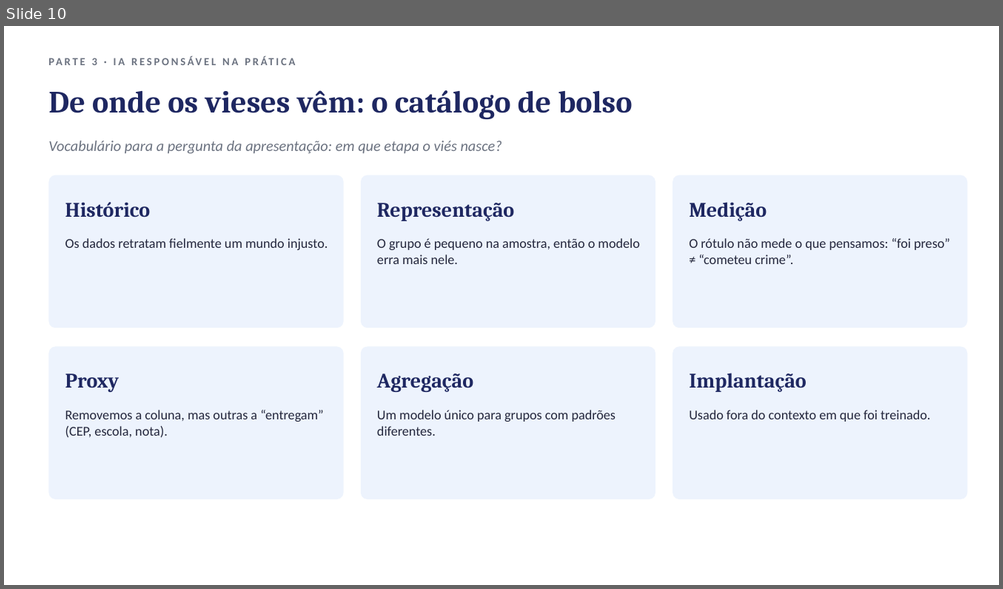
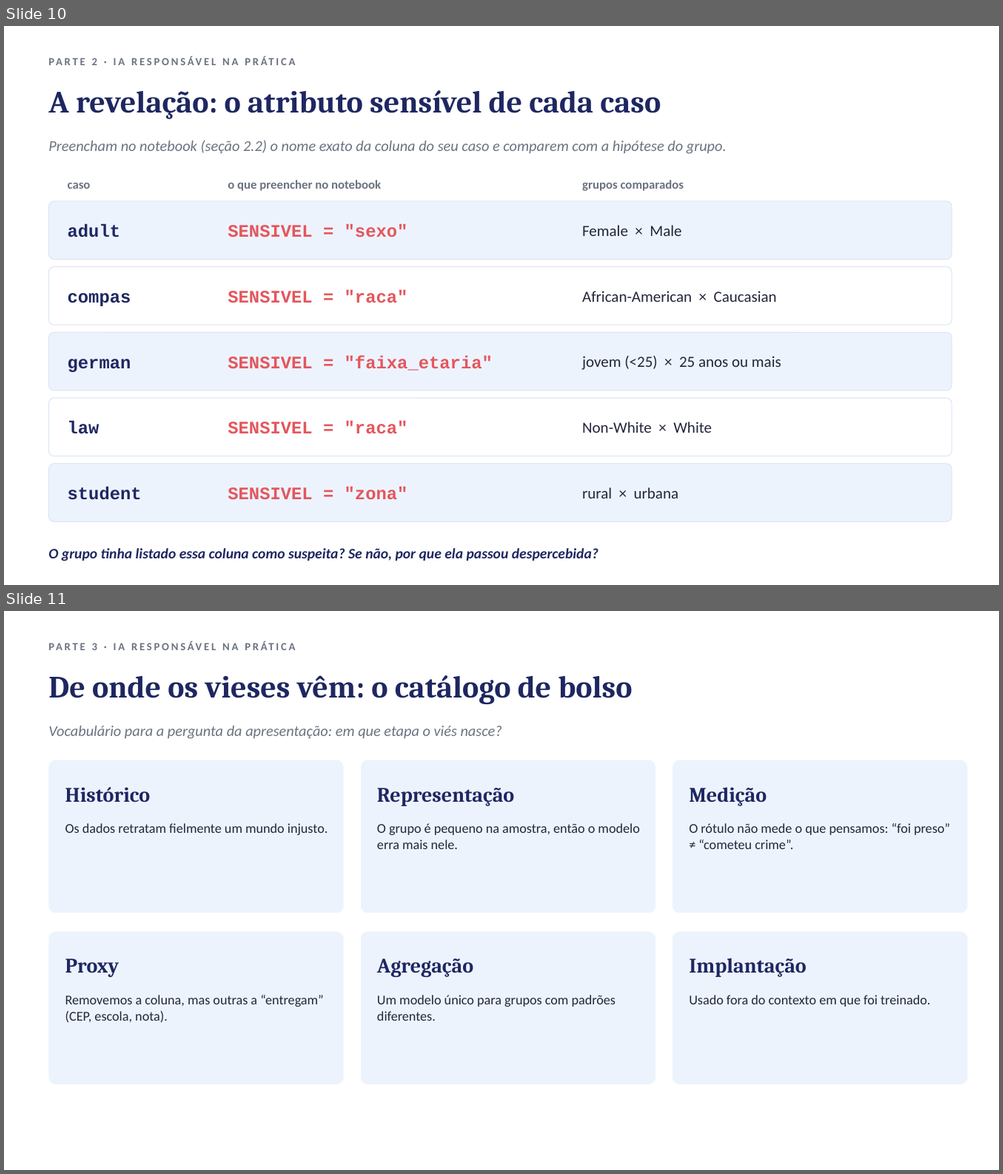
Before and after one commit to DiogoCampanha/workshop-ia-responsavel, a slide deck: workshop_reduzido/documentacao/slides/workshop_ia_responsavel_2h.pptx. Shown one above the other, each under a label of ours: slide 10 before the commit, slides 10 and 11 after it. The pictures are 1003x589 and 1003x1174 pixels, drawn with LibreOffice and Linux fonts; fonts in the diff are those of the drawing. Boxes give left, top, right and bottom in pixels: in the first picture for what was removed or moved away, otherwise in the second. Text is boxed around its words. In the diff, an @@ line names an element or a change of style, - is before the commit and + after.

Commit message:
Versão reduzida: revelação do atributo sensível por slide e ajustes no notebook
- Notebook reduzido: remove a linha de público/formato/trabalho da capa e a expressão
  "para ganhar tempo" (1.2); a seção 2.1 agora pede para esperar o instrutor mostrar
  o atributo sensível
- Slides de 2h: novo slide "A revelação" com o atributo sensível de cada caso (23 slides);
  guia do instrutor atualizado
- Ambos os notebooks: download mais robusto, com reserva via certificados do certifi
  (Macs com Python do python.org) e mensagem de erro clara sem internet

```diff
--- a/workshop_reduzido/documentacao/slides/workshop_ia_responsavel_2h.pptx
+++ b/workshop_reduzido/documentacao/slides/workshop_ia_responsavel_2h.pptx
@@ slide 10 added at bbox=[4, 26, 999, 585], background #FFFFFF @@
@@ text added at bbox=[92, 58, 97, 65], 10.5 pt, text #6B7280, bold @@
+PARTE 2 · IA RESPONSÁVEL NA PRÁTICA
@@ text added at bbox=[48, 90, 660, 119], 30 pt, text #1E2761, bold @@
+A revelação: o atributo sensível de cada caso
@@ text added at bbox=[48, 140, 726, 154], 14.5 pt, text #6B7280, italic @@
+Preencham no notebook (seção 2.2) o nome exato da coluna do seu caso e comparem com a hipótese do grupo.
@@ text added at bbox=[227, 180, 381, 191], 12 pt, text #6B7280, bold @@
+o que preencher no notebook
@@ text added at bbox=[582, 180, 683, 191], 12 pt, text #6B7280, bold @@
+grupos comparados
@@ rounded rectangle added at bbox=[48, 201, 951, 260], fill #EDF3FD, outline #DCE5F5 0.75 pt @@
@@ text added at bbox=[68, 183, 91, 189], 12 pt, text #6B7280, bold @@
+caso
@@ text added at bbox=[68, 224, 120, 238], 17 pt, text #1E2761, bold @@
+adult
@@ text added at bbox=[227, 224, 408, 237], 17 pt, text #E4565C, bold @@
+SENSIVEL = "sexo"
@@ text added at bbox=[582, 225, 681, 236], 15 pt, text #23263B @@
+Female × Male
@@ rounded rectangle added at bbox=[48, 267, 951, 325], fill #FFFFFF, outline #DCE5F5 0.75 pt @@
@@ text added at bbox=[227, 290, 408, 303], 17 pt, text #E4565C, bold @@
+SENSIVEL = "raca"
@@ text added at bbox=[582, 291, 777, 302], 15 pt, text #23263B @@
+African-American × Caucasian
@@ text added at bbox=[68, 293, 131, 306], 17 pt, text #1E2761, bold @@
+compas
@@ rounded rectangle added at bbox=[48, 332, 951, 391], fill #EDF3FD, outline #DCE5F5 0.75 pt @@
@@ text added at bbox=[227, 355, 492, 371], 17 pt, text #E4565C, bold @@
+SENSIVEL = "faixa_etaria"
@@ text added at bbox=[582, 356, 781, 370], 15 pt, text #23263B @@
+jovem (<25) × 25 anos ou mais
@@ text added at bbox=[68, 359, 131, 372], 17 pt, text #1E2761, bold @@
+german
@@ rounded rectangle added at bbox=[48, 398, 951, 457], fill #FFFFFF, outline #DCE5F5 0.75 pt @@
@@ text added at bbox=[68, 421, 99, 434], 17 pt, text #1E2761, bold @@
+law
@@ text added at bbox=[227, 421, 408, 434], 17 pt, text #E4565C, bold @@
+SENSIVEL = "raca"
@@ text added at bbox=[582, 422, 711, 433], 15 pt, text #23263B @@
+Non-White × White
@@ rounded rectangle added at bbox=[48, 464, 951, 522], fill #EDF3FD, outline #DCE5F5 0.75 pt @@
@@ text added at bbox=[68, 487, 142, 500], 17 pt, text #1E2761, bold @@
+student
@@ text added at bbox=[227, 487, 408, 500], 17 pt, text #E4565C, bold @@
+SENSIVEL = "zona"
@@ text added at bbox=[582, 488, 678, 499], 15 pt, text #23263B @@
+rural × urbana
@@ text added at bbox=[48, 548, 598, 562], 14 pt, text #1E2761, bold, italic @@
+O grupo tinha listado essa coluna como suspeita? Se não, por que ela passou despercebida?
@@ what was slide 10 is now slide 11 @@
```
Also in this commit, not shown: 2 slides changed, 3 other files.
